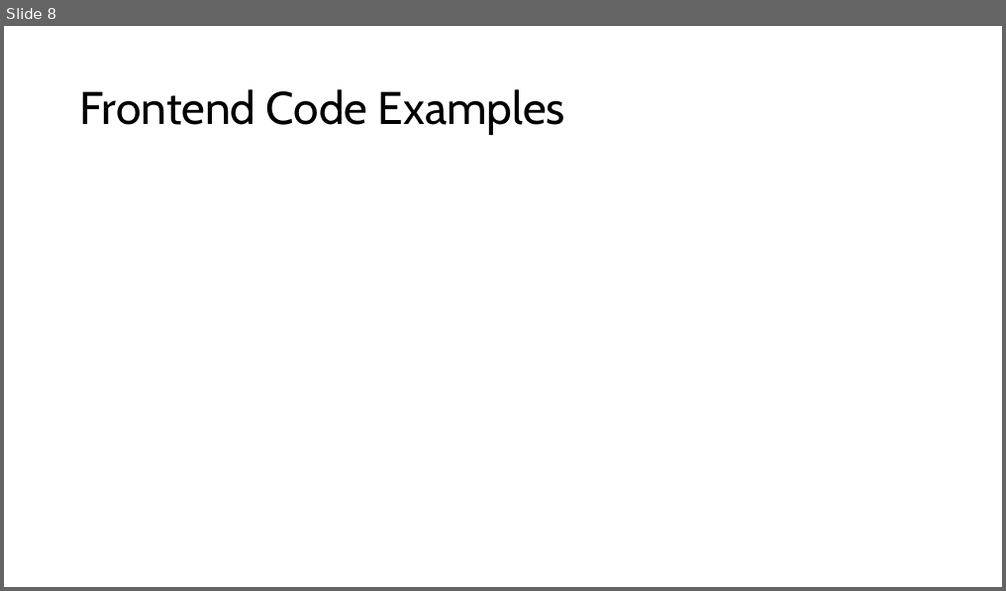
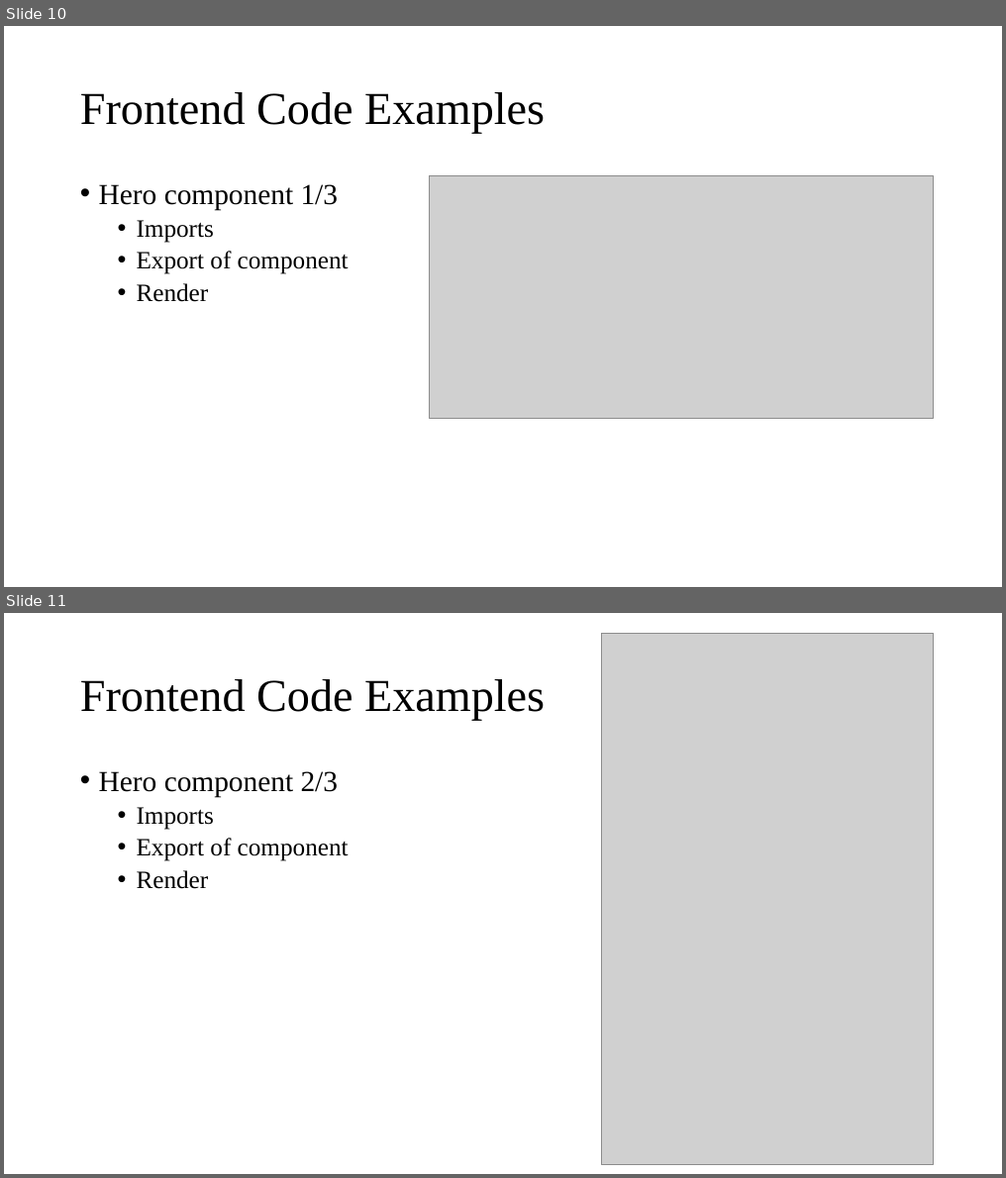
Before and after one commit to EsFrost/m2i_projet, a slide deck: presentation_en.pptx. Shown one above the other, each under a label of ours: slide 8 before the commit, slides 10 and 11 after it. The pictures are 1006x591 and 1006x1178 pixels, drawn with LibreOffice and Linux fonts; fonts in the diff are those of the drawing; grey boxes stand for pictures. Boxes give left, top, right and bottom in pixels: in the first picture for what was removed or moved away, otherwise in the second. Text is boxed around its words. In the diff, an @@ line names an element or a change of style, - is before the commit and + after.

```diff
--- a/presentation_en.pptx
+++ b/presentation_en.pptx
@@ slide 11 added at (x1=4, y1=613, x2=1002, y2=1174), background #FFFFFF @@
@@ picture added at (x1=602, y1=633, x2=934, y2=1165) @@
@@ title added at (x1=80, y1=679, x2=545, y2=721), 44 pt, text #000000 @@
+Frontend Code Examples
@@ text added at (x1=99, y1=771, x2=349, y2=889), 24 pt, text #000000 @@
+• Hero component 2/3
+  • Imports
+  • Export of component
+  • Render
@@ what was slide 8 is now slide 10 @@
@@ slide 10 changed as well @@
@@ title "Frontend Code Examples" at (x1=80, y1=92, x2=545, y2=134): font Cabin to Times New Roman @@
@@ text added at (x1=99, y1=184, x2=349, y2=302), 24 pt, text #000000 @@
+• Hero component 1/3
+  • Imports
+  • Export of component
+  • Render
@@ picture added at (x1=430, y1=175, x2=934, y2=418) @@
```
Also in this commit, not shown: 15 other slides changed, 4 other slides added, 6 other files.
